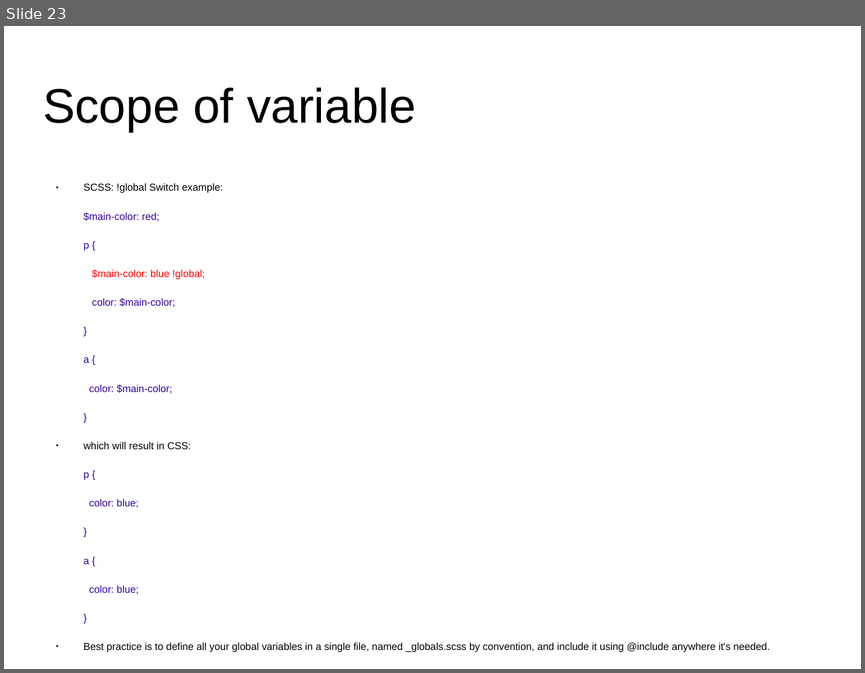
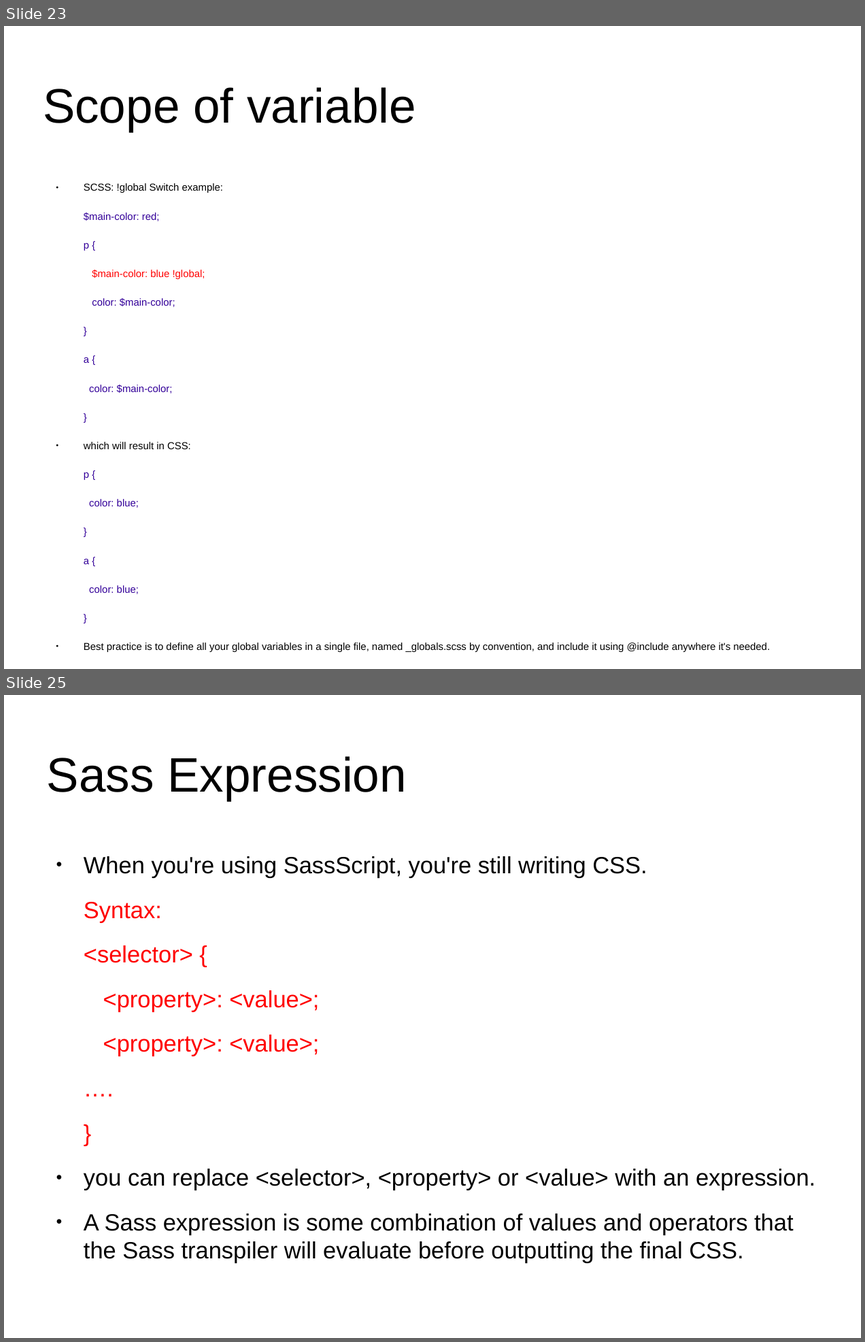
Before and after one commit to anumsh/SASS-Basics, a slide deck: SASS_basics.odp. Shown one above the other, each under a label of ours: slide 23 before the commit, slides 23 and 25 after it; the slides between them are not shown. The pictures are 865x673 and 865x1342 pixels, drawn with LibreOffice and Linux fonts; fonts in the diff are those of the drawing; background and template pictures are left out. Boxes give left, top, right and bottom in pixels: in the first picture for what was removed or moved away, otherwise in the second. Text is boxed around its words. In the diff, an @@ line names an element or a change of style, - is before the commit and + after.

Commit message:
feat: Sass Script and Sass Expression

```diff
--- a/SASS_basics.odp
+++ b/SASS_basics.odp
@@ slide 25 added at (4,695,861,1338), background #FFFFFF @@
@@ title added at (47,756,407,800), 44.8 pt, text #000000 @@
+Sass Expression
@@ text added at (84,856,815,1263), 21.7 pt, text #000000 @@
+● When you're using SassScript, you're still writing CSS.
+Syntax:
+<selector> {
+<property>: <value>;
+<property>: <value>;
+….
+}
+● you can replace <selector>, <property> or <value> with an expression.
+● A Sass expression is some combination of values and operators that the Sass transpiler will evaluate before outputting the final CSS.
```
Also in this commit, not shown: 1 other slide added.
